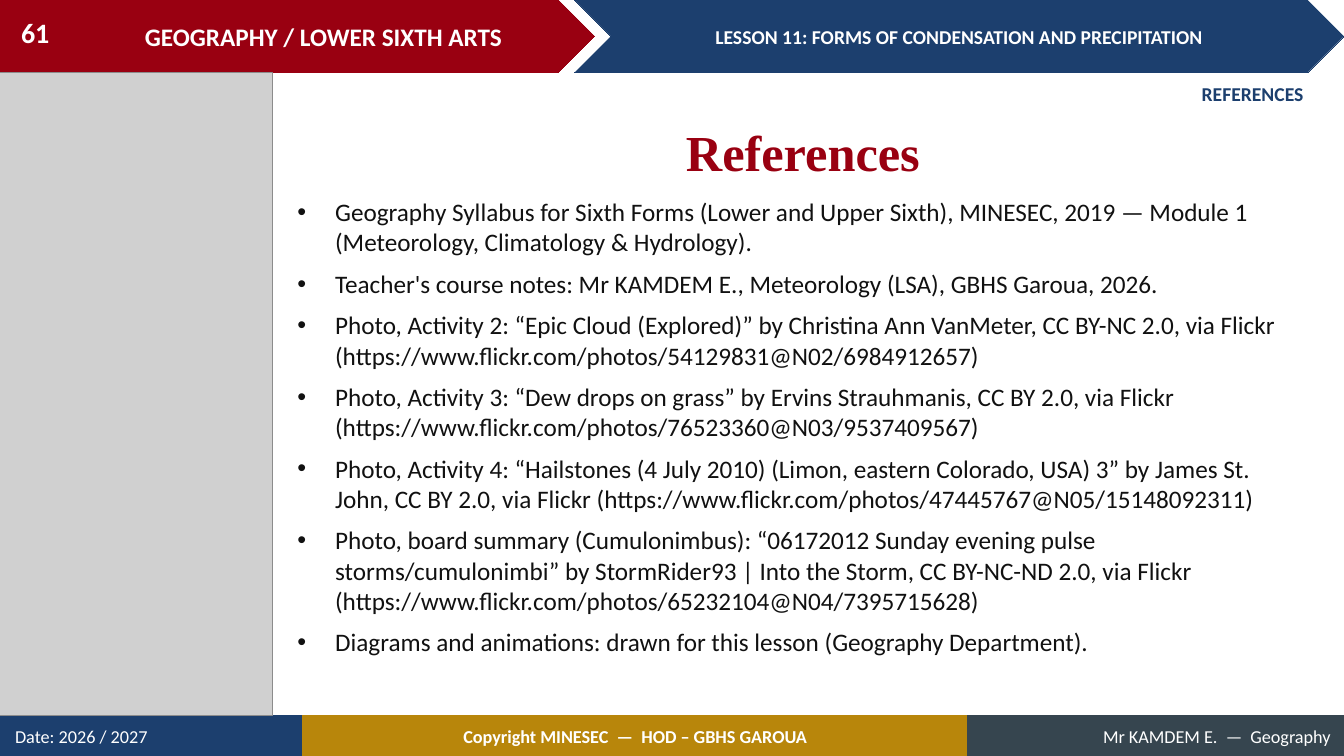
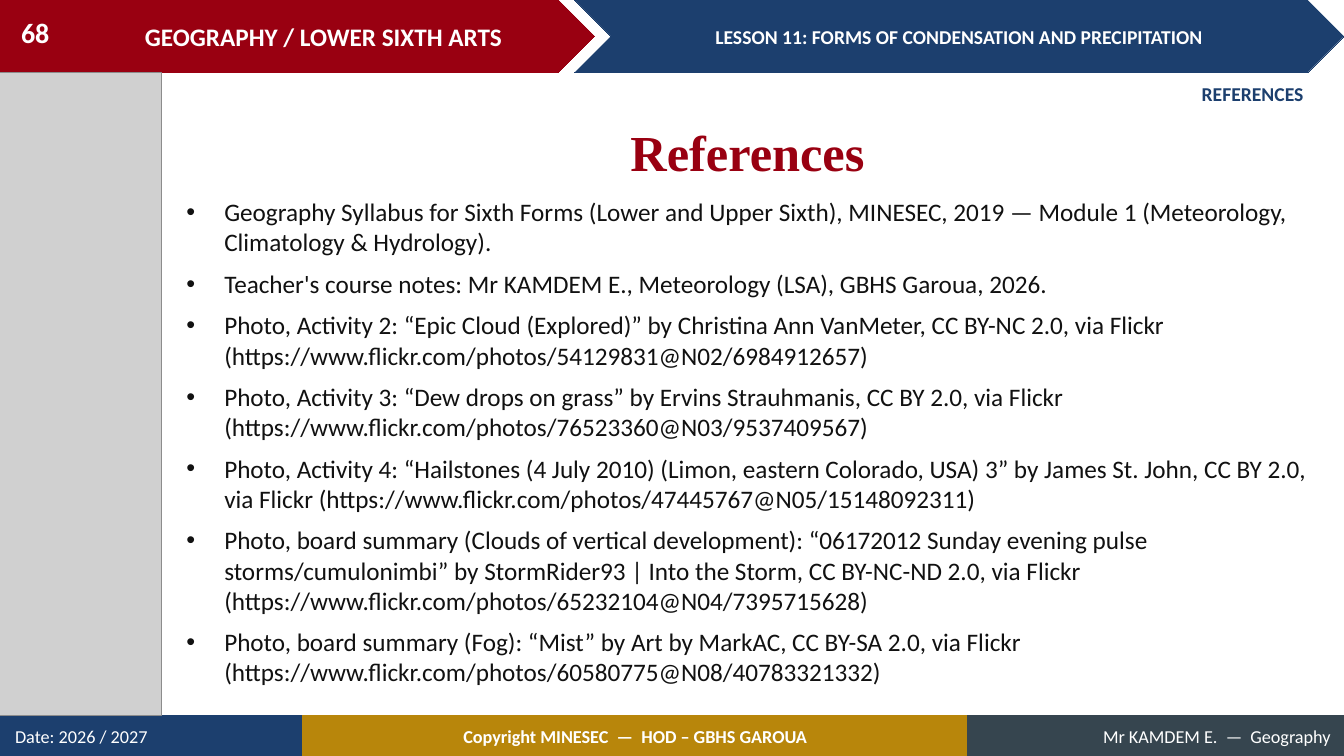
Before and after one commit to Berthautk/linea-github, a slide deck: slide 68 of lecons/LSA/Meteorology/11_LSA_MET_L11_Forms_of_Condensation_and_Precipitation.pptx (slide 61 before the commit). Drawn at 1344x756 pixels with LibreOffice and Linux fonts; fonts in the diff are those of the drawing; grey boxes stand for pictures. Boxes give left, top, right and bottom in pixels: in the first picture for what was removed or moved away, otherwise in the second. Text is boxed around its words. In the diff, an @@ line names an element or a change of style, - is before the commit and + after.

```diff
--- a/lecons/LSA/Meteorology/11_LSA_MET_L11_Forms_of_Condensation_and_Precipitation.pptx
+++ b/lecons/LSA/Meteorology/11_LSA_MET_L11_Forms_of_Condensation_and_Precipitation.pptx
@@ page number at box(21, 23, 49, 44): text changed @@
-61
+68
@@ picture: place and size @@
-picture at box(0, 73, 272, 716)
+picture at box(0, 73, 161, 716)
@@ text "References": place and size @@
-text "References" at box(686, 135, 920, 172)
+text "References" at box(630, 135, 864, 172)
@@ text "Geography Syllabus for Sixth Forms ...": place and size @@
-text "Geography Syllabus for Sixth Forms ..." at box(335, 203, 1275, 656)
+text "Geography Syllabus for Sixth Forms ..." at box(224, 202, 1306, 685)
@@ text at box(224, 531, 1148, 685): text changed @@
-• Photo, board summary (Cumulonimbus): “06172012 Sunday evening pulse storms/cumulonimbi” by StormRider93 | Into the Storm, CC BY-NC-ND 2.0, via Flickr (https://www.flickr.com/photos/65232104@N04/7395715628)
-• Diagrams and animations: drawn for this lesson (Geography Department).
+• Photo, board summary (Clouds of vertical development): “06172012 Sunday evening pulse storms/cumulonimbi” by StormRider93 | Into the Storm, CC BY-NC-ND 2.0, via Flickr (https://www.flickr.com/photos/65232104@N04/7395715628)
+• Photo, board summary (Fog): “Mist” by Art by MarkAC, CC BY-SA 2.0, via Flickr (https://www.flickr.com/photos/60580775@N08/40783321332)
```
Also in this commit, not shown: 6 other slides changed, 14 slides added, 6 slides removed, 21 other files.
